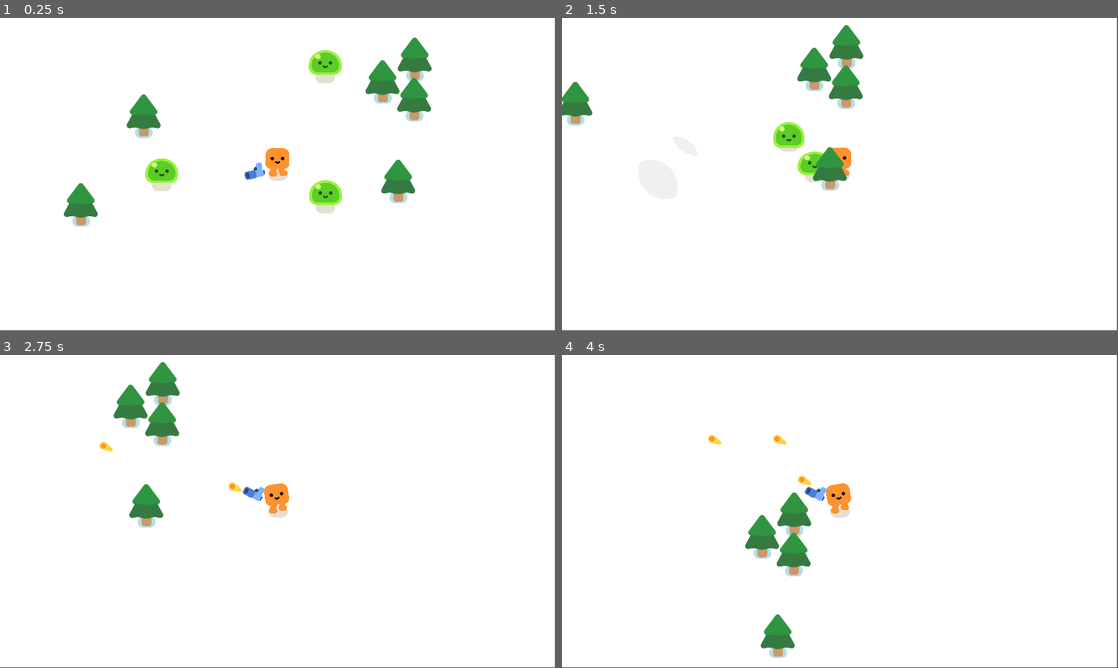
Above: before the commit, frames 1-4 (two rows, left to right).
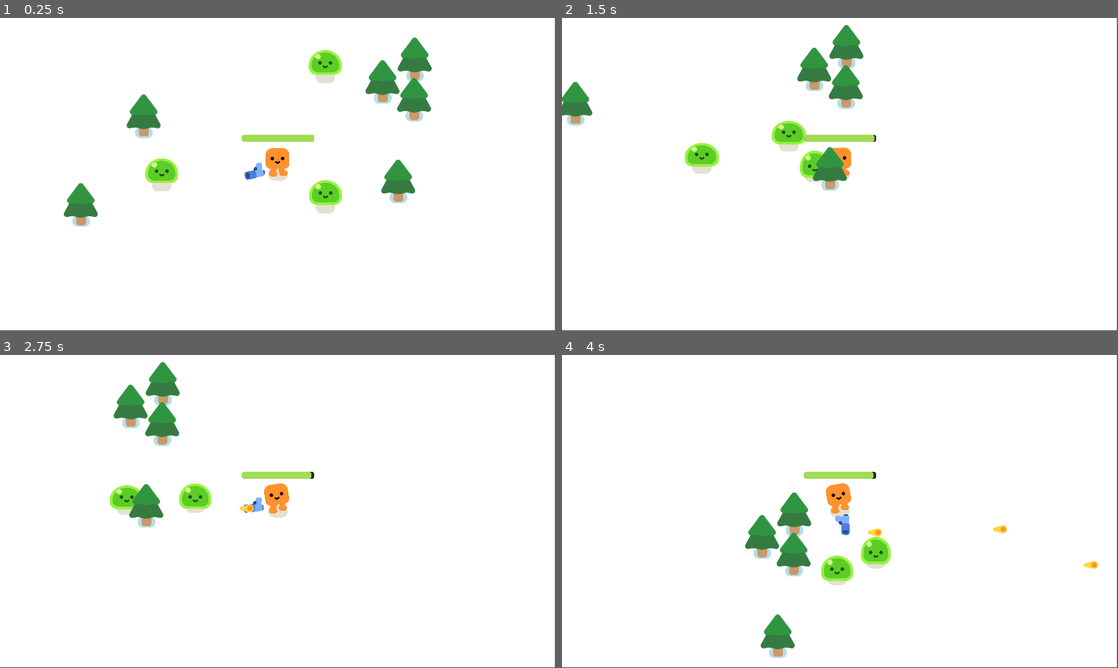
Above: after the commit, the same moments.

Repository: Rickory2021/godot-2d-project-tutorial
Game: Godot game, scene res://survivors_game.tscn
Same seed, same stepped clock (60 frames per second), same inputs: the game is played once before the commit and once after it.
Inputs:
- Up to frame 1 (0.25 s): no input
- Up to frame 2 (1.5 s): hold D (move_right) 0.53-1.28 s; hold S (move_down) from 1.28 s (still down)
- Up to frame 3 (2.75 s): release S (move_down) at 2.03 s; hold D (move_right) from 2.03 s (still down)
- Up to frame 4 (4 s): release D (move_right) at 2.78 s; hold W (move_up) 2.78-3.53 s; hold A (move_left) from 3.53 s (still down)

The runs differ from the first frame. In frame 1, 0.3% of the frame differs, in the area x 43-57%, y 37-40%; in frame 2, 1.1%; in frame 3, 1.4%; in frame 4, 1.7%, in the area x 26-97%, y 25-74%.

Commit message:
feat: add health management on player

Diff:
--- a/player.gd
+++ b/player.gd
@@ -1,4 +1,8 @@
 extends CharacterBody2D
+
+signal health_depleted
+
+var health = 100.0
 
 func _physics_process(delta: float) -> void:
 	var direction = Input.get_vector("move_left", "move_right", "move_up", "move_down")
@@ -9,3 +13,11 @@
 		%HappyBoo.play_walk_animation()
 	else:
 		%HappyBoo.play_idle_animation()
+
+	const DAMAGE_RATE = 5.0
+	var overlapping_mobs = %HurtBox.get_overlapping_bodies()
+	if overlapping_mobs.size() > 0:
+		health -= DAMAGE_RATE * overlapping_mobs.size() * delta
+		$ProgressBar.value = health
+		if health <= 0.0:
+			health_depleted.emit()
--- a/player.tscn
+++ b/player.tscn
@@ -3,10 +3,49 @@
 [ext_resource type="PackedScene" uid="uid://pbmyh1qru7p" path="res://characters/happy_boo/happy_boo.tscn" id="1_4flbx"]
 [ext_resource type="Script" uid="uid://yh2ao5or56lq" path="res://player.gd" id="1_onrkg"]
 [ext_resource type="PackedScene" uid="uid://du5i8r7jdycua" path="res://gun.tscn" id="3_i3pqv"]
-[ext_resource type="Script" uid="uid://bpyfw0mh6bsnv" path="res://gun.gd" id="4_hqtel"]
 
 [sub_resource type="CircleShape2D" id="CircleShape2D_onrkg"]
 radius = 30.0
+
+[sub_resource type="GDScript" id="GDScript_vk1bi"]
+script/source = "extends Area2D
+
+func _physics_process(delta: float) -> void:
+	var enemies_in_range = get_overlapping_bodies()
+	if enemies_in_range.size() > 0:
+		var target_enemy = enemies_in_range.front()
+		look_at(target_enemy.global_position)
+
+func shoot():
+	const BULLET = preload(\"res://bullet.tscn\")
+	var new_bullet = BULLET.instantiate()
+
+	new_bullet.global_position = %ShootingPoint.global_position
+	%ShootingPoint.add_child(new_bullet)
+
+
+
+
+func _on_timer_timeout() -> void:
+	shoot()
+"
+
+[sub_resource type="CircleShape2D" id="CircleShape2D_i3pqv"]
+radius = 36.124783
+
+[sub_resource type="StyleBoxFlat" id="StyleBoxFlat_hqtel"]
+bg_color = Color(0.15294118, 0.16862746, 0.1882353, 1)
+corner_radius_top_left = 8
+corner_radius_top_right = 8
+corner_radius_bottom_right = 8
+corner_radius_bottom_left = 8
+
+[sub_resource type="StyleBoxFlat" id="StyleBoxFlat_i3pqv"]
+bg_color = Color(0.62352943, 0.8666667, 0.31764707, 1)
+corner_radius_top_left = 8
+corner_radius_top_right = 8
+corner_radius_bottom_right = 8
+corner_radius_bottom_left = 8
 
 [node name="Player" type="CharacterBody2D" unique_id=1185239665]
 script = ExtResource("1_onrkg")
@@ -21,4 +60,24 @@
 
 [node name="Gun" parent="." unique_id=1448657922 instance=ExtResource("3_i3pqv")]
 position = Vector2(-1, -40)
-script = ExtResource("4_hqtel")
+script = SubResource("GDScript_vk1bi")
+
+[node name="HurtBox" type="Area2D" parent="." unique_id=1788614795]
+unique_name_in_owner = true
+collision_layer = 0
+collision_mask = 2
+
+[node name="CollisionShape2D" type="CollisionShape2D" parent="HurtBox" unique_id=480292119]
+shape = SubResource("CircleShape2D_i3pqv")
+debug_color = Color(0.8000445, 0.40224618, 0.34338352, 0.41960785)
+
+[node name="ProgressBar" type="ProgressBar" parent="." unique_id=805199809]
+unique_name_in_owner = true
+offset_left = -124.0
+offset_top = -137.0
+offset_right = 125.0
+offset_bottom = -112.55049
+theme_override_styles/background = SubResource("StyleBoxFlat_hqtel")
+theme_override_styles/fill = SubResource("StyleBoxFlat_i3pqv")
+value = 100.0
+show_percentage = false
